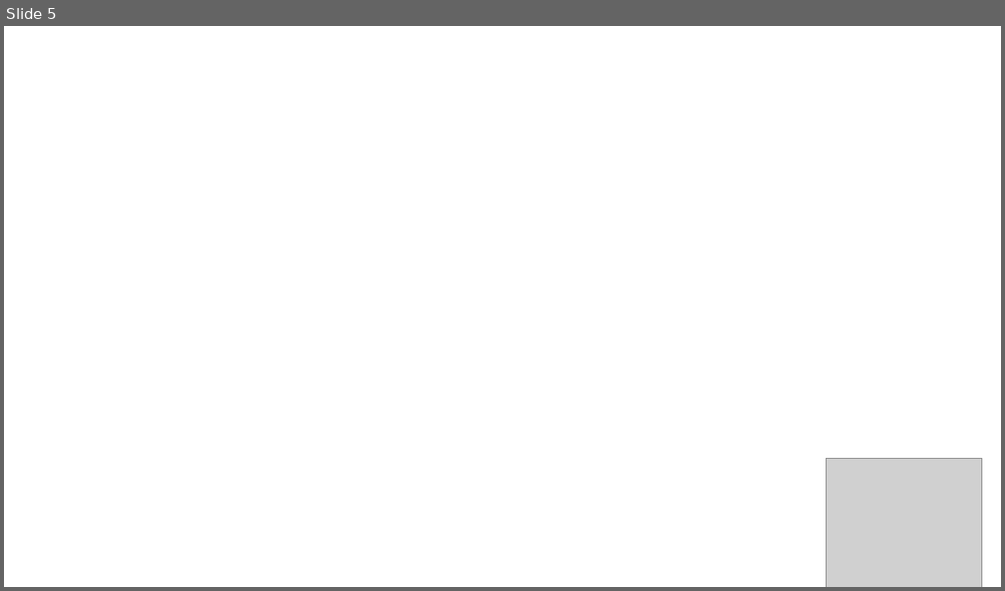
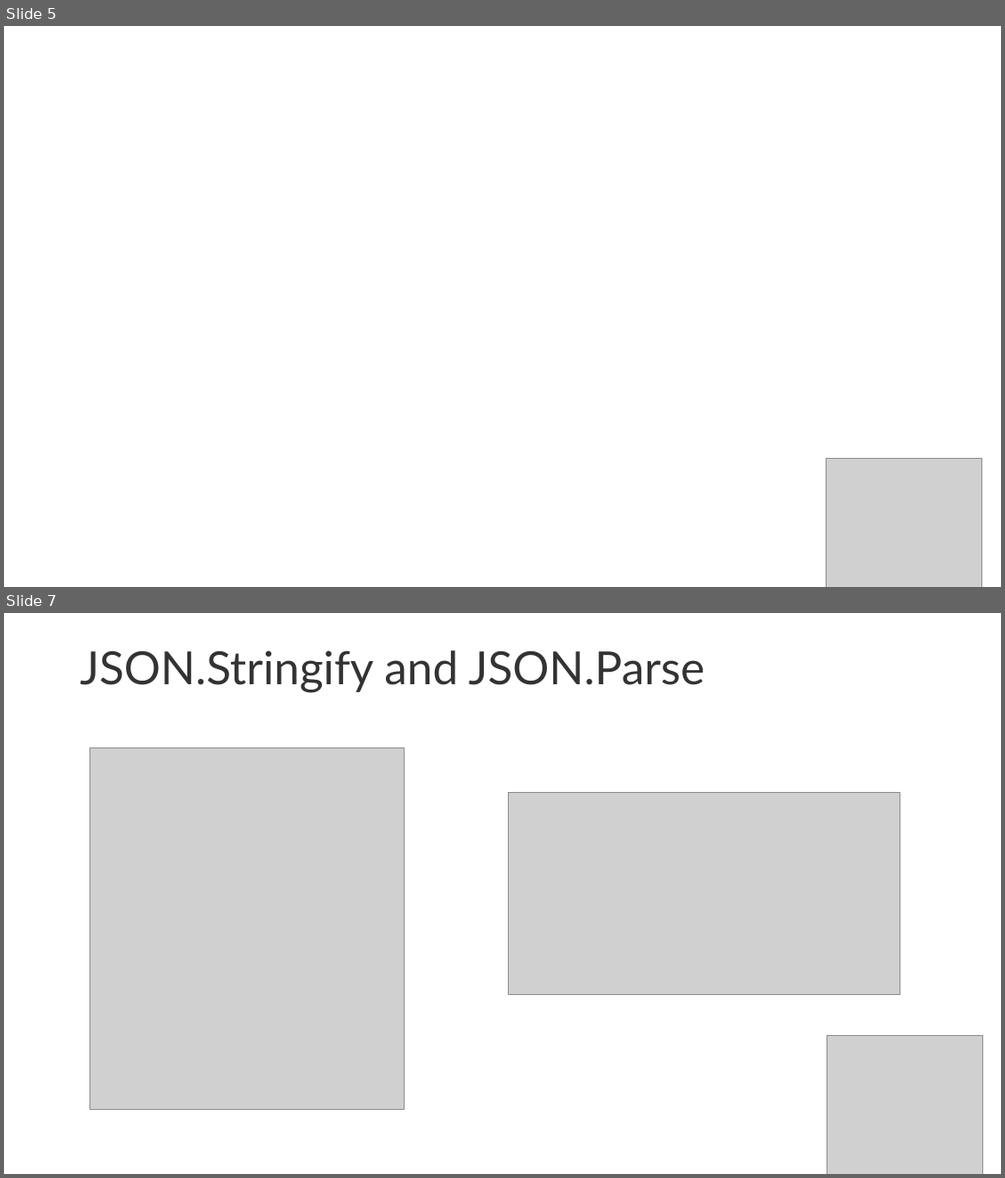
Before and after one commit to FiveMinCode/JSON, a slide deck: JSON.pptx. Shown one above the other, each under a label of ours: slide 5 before the commit, slides 5 and 7 after it; the slides between them are not shown. The pictures are 1005x591 and 1005x1178 pixels, drawn with LibreOffice and Linux fonts; fonts in the diff are those of the drawing; grey boxes stand for pictures; background and template pictures are left out. Boxes give left, top, right and bottom in pixels: in the first picture for what was removed or moved away, otherwise in the second. Text is boxed around its words. In the diff, an @@ line names an element or a change of style, - is before the commit and + after.

Commit message:
Json file

```diff
--- a/JSON.pptx
+++ b/JSON.pptx
@@ slide 7 added at <box>4,613,1001,1174</box>, background #FFFFFF @@
@@ title added at <box>80,650,704,693</box>, 44 pt, text #333333 @@
+JSON.Stringify and JSON.Parse
@@ picture added at <box>90,748,404,1110</box> @@
@@ picture added at <box>508,793,900,995</box> @@
@@ picture added at <box>826,1036,982,1174</box> @@
```
Also in this commit, not shown: 4 slides changed, 1 other slide added, 1 other file.
